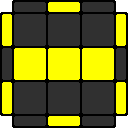
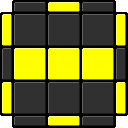
Revision of a layered 128×128 image; what changed, layer by layer:
painted on "color" over 2, 2, 126, 126
